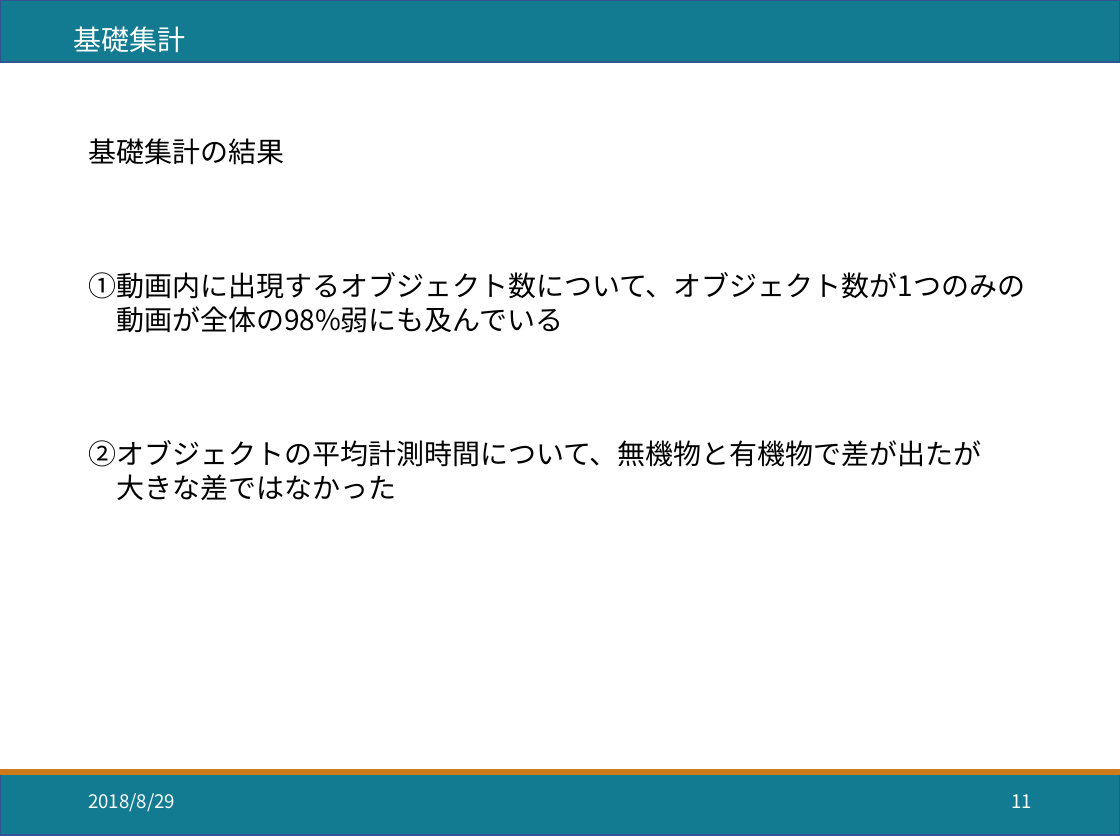
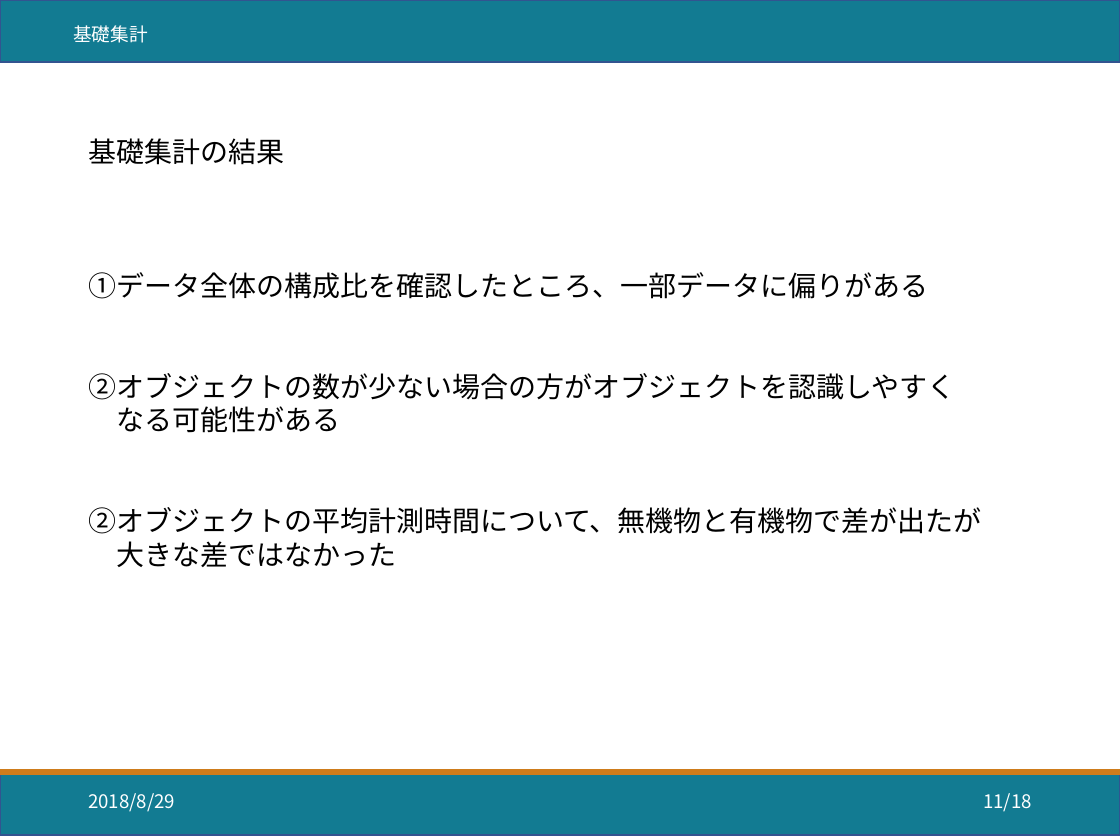
Before and after one commit to chikarahirai/file_upl0ader, a slide deck: slide 11 of 分析自習_v0,1.pptx. Drawn at 1120x840 pixels with LibreOffice and Linux fonts; fonts in the diff are those of the drawing. Boxes give left, top, right and bottom in pixels: in the first picture for what was removed or moved away, otherwise in the second. Text is boxed around its words. In the diff, an @@ line names an element or a change of style, - is before the commit and + after.

Commit message:
資料の修正作業を行いました。

```diff
--- a/分析自習_v0,1.pptx
+++ b/分析自習_v0,1.pptx
@@ text "基礎集計" at [73, 25, 148, 43]: size 18 to 12 pt @@
@@ text at [88, 272, 956, 433]: text changed @@
-①動画内に出現するオブジェクト数について、オブジェクト数が1つのみの
-動画が全体の98%弱にも及んでいる
+①データ全体の構成比を確認したところ、一部データに偏りがある
+②オブジェクトの数が少ない場合の方がオブジェクトを認識しやすく
+なる可能性がある
@@ page number at [983, 793, 1032, 812]: text changed @@
-11
+11/18
```
Also in this commit, not shown: 11 other slides changed, 1 slide added, 1 other file.
